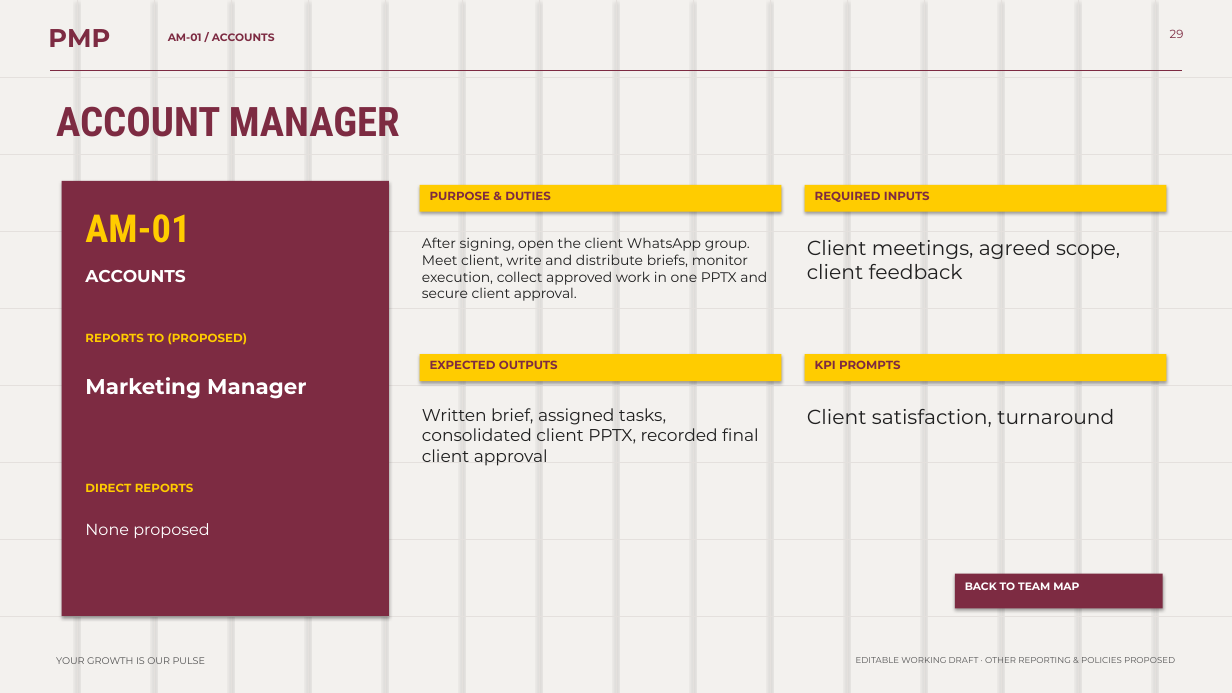
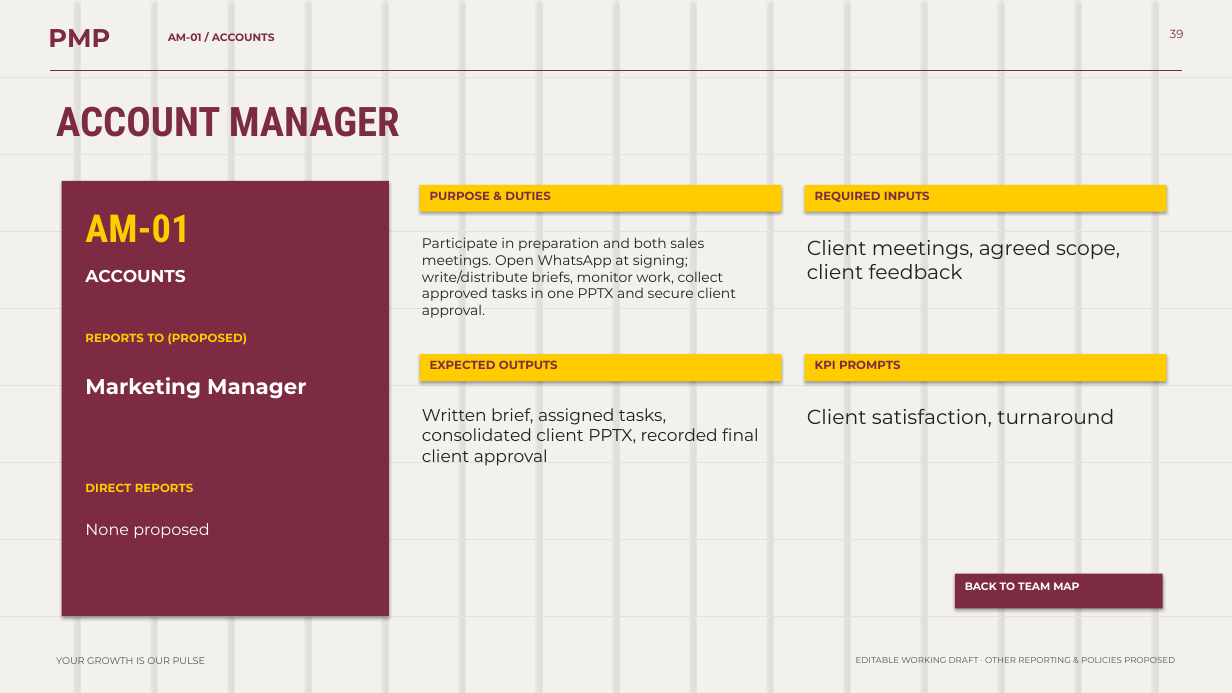
Before and after one commit to bassmasherif888-maker/PMP-Growth-Agency-, a slide deck: slide 39 of presentations/PMP-Growth-OS-Confirmed-Workflow-Editable.pptx (slide 29 before the commit). Drawn at 1232x693 pixels with LibreOffice and Linux fonts; fonts in the diff are those of the drawing. Boxes give left, top, right and bottom in pixels: in the first picture for what was removed or moved away, otherwise in the second. Text is boxed around its words. In the diff, an @@ line names an element or a change of style, - is before the commit and + after.

```diff
--- a/presentations/PMP-Growth-OS-Confirmed-Workflow-Editable.pptx
+++ b/presentations/PMP-Growth-OS-Confirmed-Workflow-Editable.pptx
@@ text at box(1170, 29, 1184, 38): text changed @@
-29
+39
@@ text at box(422, 237, 736, 318): text changed @@
-After signing, open the client WhatsApp group. Meet client, write and distribute briefs, monitor execution, collect approved work in one PPTX and secure client approval.
+Participate in preparation and both sales meetings. Open WhatsApp at signing; write/distribute briefs, monitor work, collect approved tasks in one PPTX and secure client approval.
```
Also in this commit, not shown: 46 other slides changed, 10 slides added, 14 other files.
